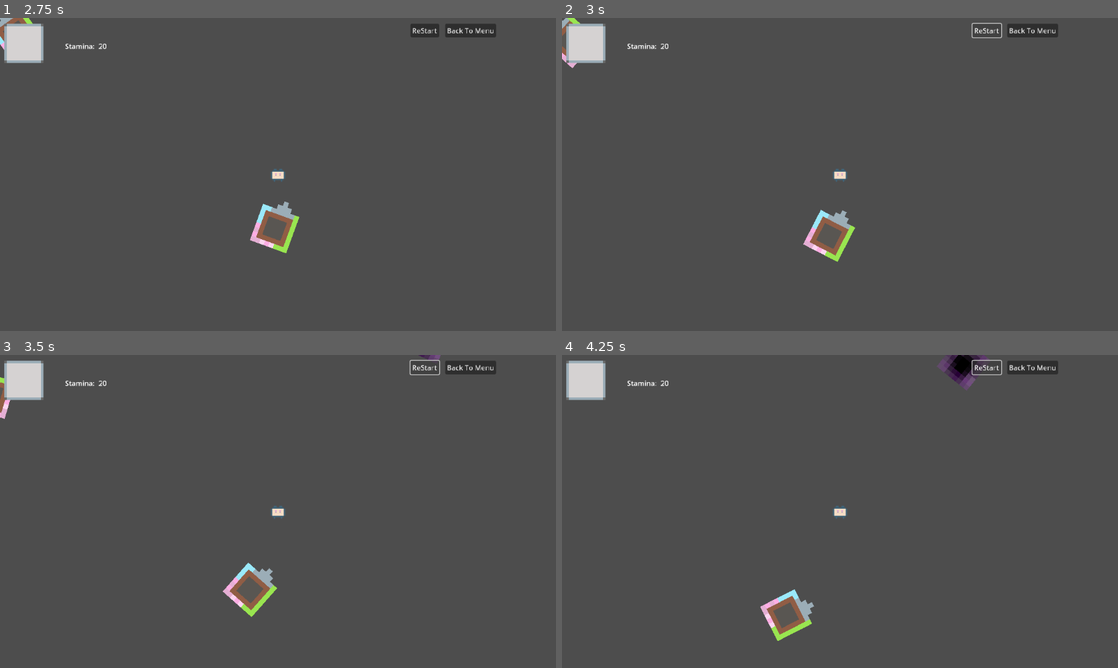
Above: before the commit, frames 1-4 (two rows, left to right).
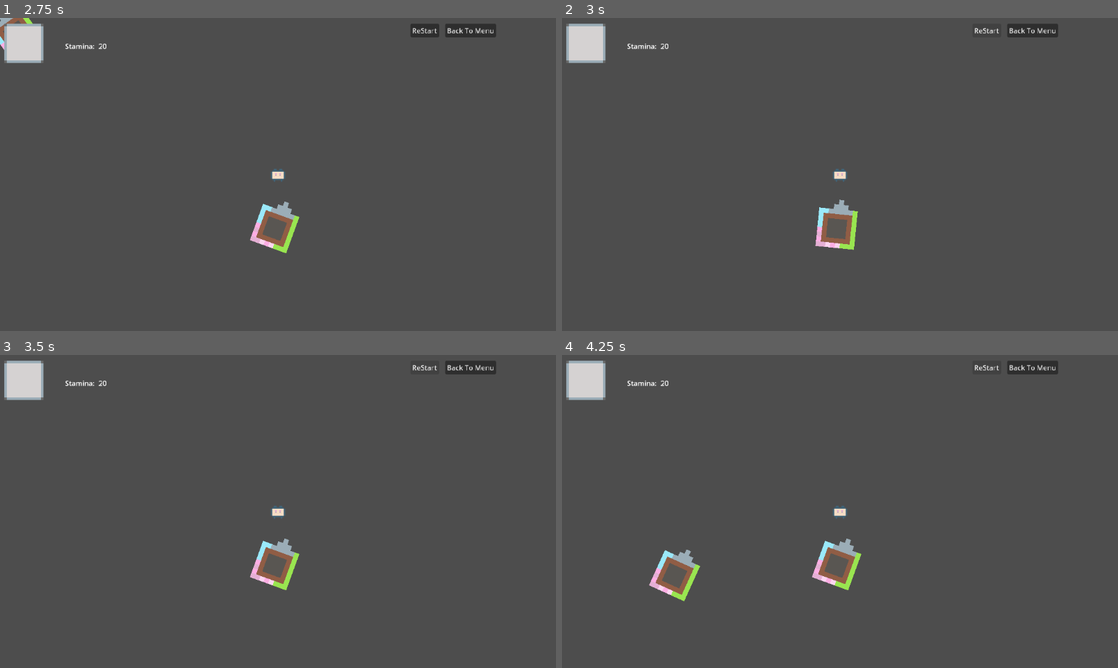
Above: after the commit, the same moments.

Repository: icysamon/LightYearsTraveler
Game: Godot game, scene res://scene/main/menu.tscn
The game is run twice, just before and just after one commit, with the same random seed, the same clock (stepped at 60 frames per second) and the same inputs.
Inputs:
- Up to frame 1 (2.75 s): click "Start" at 0.5 s; click "Back To Menu" at 1.25 s; click "Start" at 2 s
- Up to frame 2 (3 s): click "ReStart" at 2.75 s
- Up to frame 3 (3.5 s): no input
- Up to frame 4 (4.25 s): click "ReStart" at 3.5 s

Frame 1 is identical in both runs. In frame 2, 1.2% of the frame differs, in the area x 0-80%, y 0-78%; in frame 3, 1.5%; in frame 4, 2.7%, in the area x 15-89%, y 0-92%.

Commit message:
feat: restart button

Diff:
--- a/project.godot
+++ b/project.godot
@@ -11,10 +11,12 @@
 [application]
 
 config/name="Light Year Traveler"
+config/version="0.1"
 run/main_scene="res://scene/main/menu.tscn"
 config/features=PackedStringArray("4.2", "GL Compatibility")
+boot_splash/bg_color=Color(0.0784314, 0.133333, 0.25098, 1)
 boot_splash/image="res://assets/godot_wild_jam/background.png"
-config/icon="res://icon.svg"
+config/icon="res://assets/planet/winter.png"
 
 [display]
 
--- a/scene/main/ui.tscn
+++ b/scene/main/ui.tscn
@@ -1,8 +1,9 @@
-[gd_scene load_steps=4 format=3 uid="uid://b405njjdeo60g"]
+[gd_scene load_steps=5 format=3 uid="uid://b405njjdeo60g"]
 
 [ext_resource type="Script" path="res://scripts/ui.gd" id="1_1jrra"]
 [ext_resource type="Texture2D" uid="uid://cajg1tcsbpvf2" path="res://assets/icon_season/frame.png" id="1_5q6eo"]
 [ext_resource type="Script" path="res://scripts/buttons/back_to_menu.gd" id="2_yhi28"]
+[ext_resource type="Script" path="res://scripts/buttons/restart.gd" id="3_b2uqk"]
 
 [node name="UI" type="Control"]
 layout_mode = 3
@@ -90,6 +91,7 @@
 [node name="Button" type="Button" parent="MenuSystem/MarginContainer/HBoxContainer/MarginContainer2"]
 layout_mode = 2
 text = "ReStart"
+script = ExtResource("3_b2uqk")
 
 [node name="BackToMenu" type="MarginContainer" parent="MenuSystem/MarginContainer/HBoxContainer"]
 layout_mode = 2
@@ -105,5 +107,6 @@
 wait_time = 5.0
 autostart = true
 
+[connection signal="button_down" from="MenuSystem/MarginContainer/HBoxContainer/MarginContainer2/Button" to="MenuSystem/MarginContainer/HBoxContainer/MarginContainer2/Button" method="_on_button_down"]
 [connection signal="button_down" from="MenuSystem/MarginContainer/HBoxContainer/BackToMenu/Button" to="MenuSystem/MarginContainer/HBoxContainer/BackToMenu/Button" method="_on_button_down"]
 [connection signal="timeout" from="Timer" to="." method="_on_timer_timeout"]
--- /dev/null
+++ b/scripts/buttons/restart.gd
@@ -0,0 +1,3 @@
+extends Button
+func _on_button_down():
+	get_tree().reload_current_scene()
